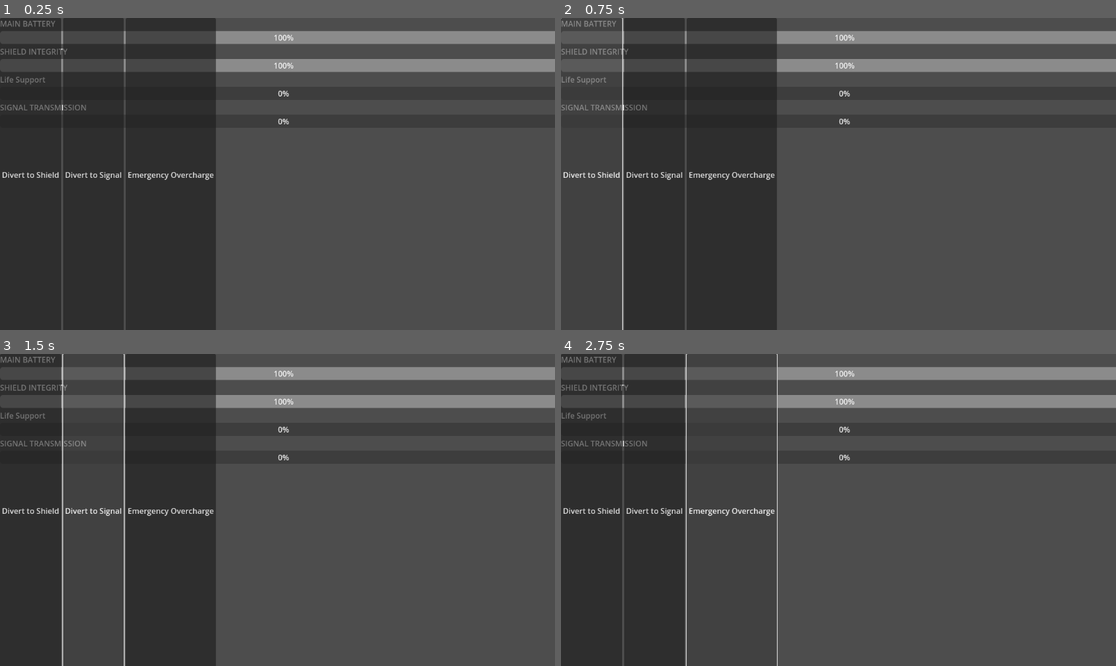
Above: before the commit, frames 1-4 (two rows, left to right).
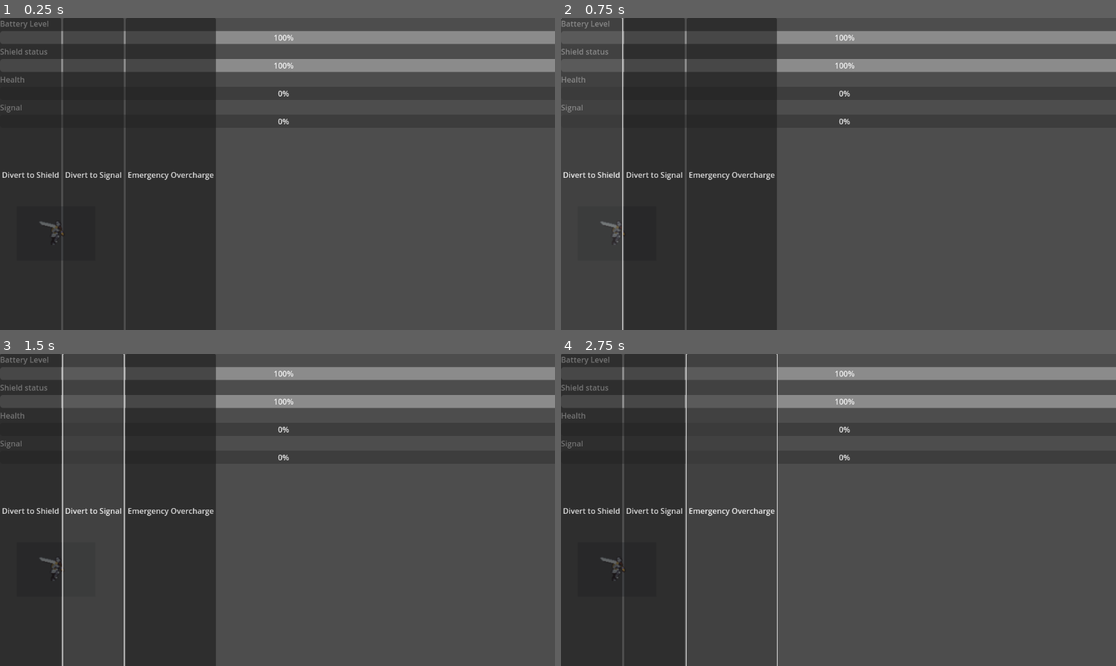
Above: after the commit, the same moments.

Repository: dinosaur890123/Space-station-fighting
Game: Godot game, scene res://main.tscn
The game is run twice, just before and just after one commit, with the same random seed, the same clock (stepped at 60 frames per second) and the same inputs.
Inputs:
- Up to frame 1 (0.25 s): no input
- Up to frame 2 (0.75 s): click "Divert to Shield" at 0.5 s
- Up to frame 3 (1.5 s): click "Divert to Signal" at 1.25 s
- Up to frame 4 (2.75 s): click "Emergency Overcharge" at 2 s

The runs differ from the first frame. In frame 1, 0.4% of the frame differs, in the area x 0-16%, y 0-73%; in frame 2, 0.4%; in frame 3, 0.4%; in frame 4, 0.4%.

Commit message:
Add main.gd script and update UI labels
Added a new main.gd script extending Node and its UID file. Updated main.tscn to rename UI labels for clarity and changed the character's animation to 'attack 1'.

Diff:
--- /dev/null
+++ b/space-station-fighting/main.gd
@@ -0,0 +1 @@
+extends Node
--- a/space-station-fighting/main.tscn
+++ b/space-station-fighting/main.tscn
@@ -6,24 +6,24 @@
 
 [node name="Character" parent="." instance=ExtResource("1_aw4sl")]
 position = Vector2(117, 448)
-animation = &"new_animation"
+animation = &"attack 1"
 script = null
 
 [node name="VBoxContainer" type="VBoxContainer" parent="."]
 offset_right = 1177.0
 offset_bottom = 670.0
 
-[node name="Label" type="Label" parent="VBoxContainer"]
+[node name="BatteryLabel" type="Label" parent="VBoxContainer"]
 layout_mode = 2
-text = "MAIN BATTERY"
+text = "Battery Level"
 
 [node name="BatteryBar" type="ProgressBar" parent="VBoxContainer"]
 layout_mode = 2
 value = 100.0
 
-[node name="Label2" type="Label" parent="VBoxContainer"]
+[node name="ShieldLabel" type="Label" parent="VBoxContainer"]
 layout_mode = 2
-text = "SHIELD INTEGRITY"
+text = "Shield status"
 
 [node name="ShieldBar" type="ProgressBar" parent="VBoxContainer"]
 layout_mode = 2
@@ -31,16 +31,16 @@
 step = 1.0
 value = 50.0
 
-[node name="Label3" type="Label" parent="VBoxContainer"]
+[node name="HealthLabel" type="Label" parent="VBoxContainer"]
 layout_mode = 2
-text = "Life Support"
+text = "Health"
 
-[node name="LifeSupportBar" type="ProgressBar" parent="VBoxContainer"]
+[node name="HealthBar" type="ProgressBar" parent="VBoxContainer"]
 layout_mode = 2
 
-[node name="Label4" type="Label" parent="VBoxContainer"]
+[node name="SignalLabel" type="Label" parent="VBoxContainer"]
 layout_mode = 2
-text = "SIGNAL TRANSMISSION"
+text = "Signal"
 
 [node name="SignalBar" type="ProgressBar" parent="VBoxContainer"]
 layout_mode = 2
Not shown, added: space-station-fighting/main.gd.uid
